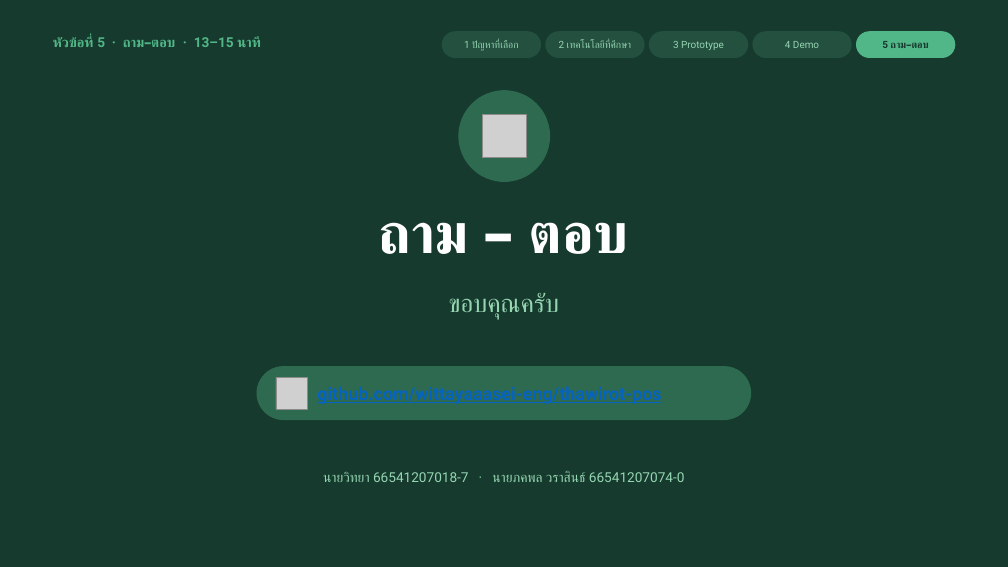
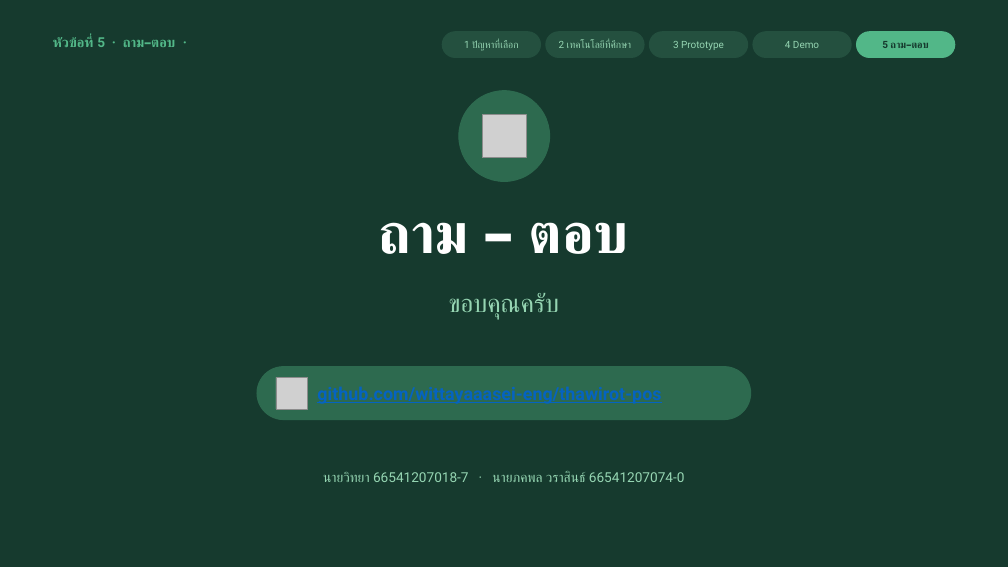
Before and after one commit to wittayaaasei-eng/thawirot-pos, a slide deck: slide 13 of ใบงานที่8_สไลด์นำเสนอ.pptx (slide 14 before the commit). Drawn at 1008x567 pixels with LibreOffice and Linux fonts; fonts in the diff are those of the drawing; grey boxes stand for pictures. Boxes give left, top, right and bottom in pixels: in the first picture for what was removed or moved away, otherwise in the second. Text is boxed around its words. In the diff, an @@ line names an element or a change of style, - is before the commit and + after.

```diff
--- a/ใบงานที่8_สไลด์นำเสนอ.pptx
+++ b/ใบงานที่8_สไลด์นำเสนอ.pptx
@@ text at <box>53,36,175,47</box>: text changed @@
-หัวข้อที่ 5 · ถาม–ตอบ · 13–15 นาที
+หัวข้อที่ 5 · ถาม–ตอบ ·
```
Also in this commit, not shown: 4 other slides changed, 1 slide removed.
